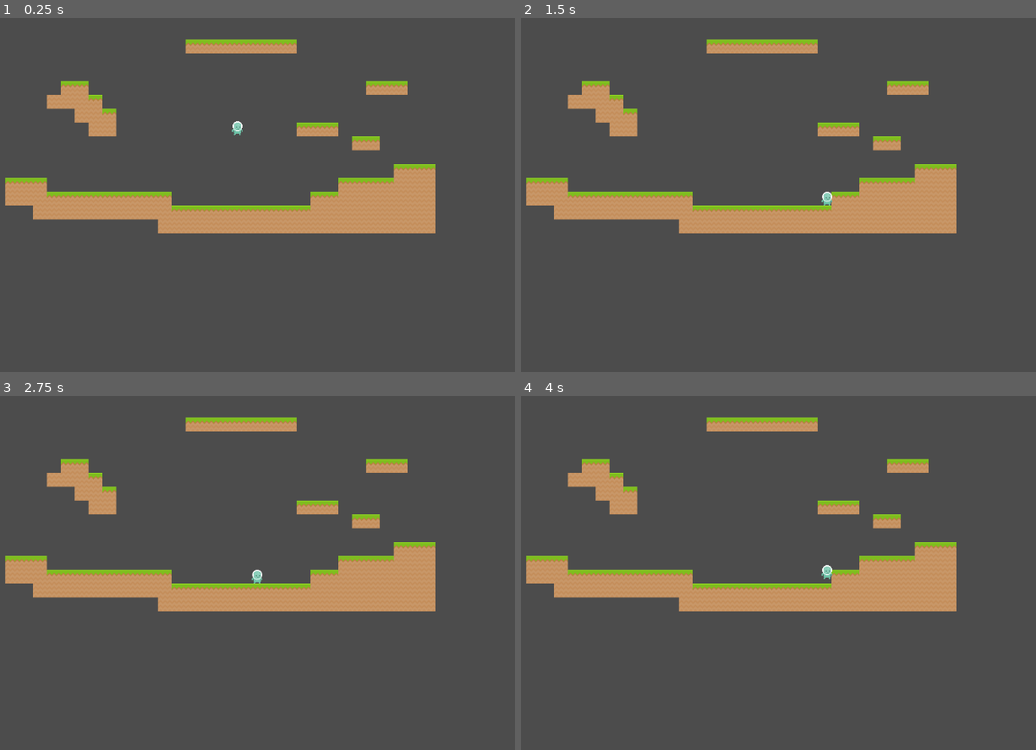
Above: before the commit, frames 1-4 (two rows, left to right).
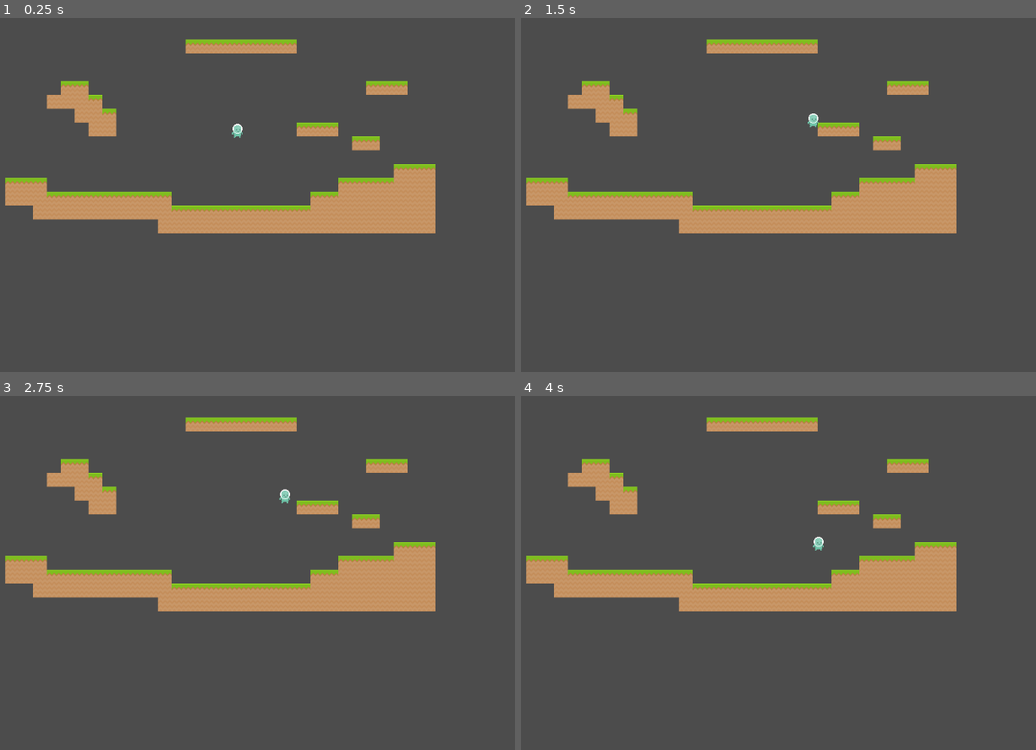
Above: after the commit, the same moments.

Repository: ItsSeaJay/montblanc-platinum
Game: Godot game, scene res://Main.tscn
Two runs of this game, one before a commit and one after it. Both use one fixed random seed, a clock stepped at 60 frames per second and the inputs below.
Inputs:
- Up to frame 1 (0.25 s): no input
- Up to frame 2 (1.5 s): hold Right (ui_right) from 0.53 s (still down); tap Space (ui_select) at 0.77 s
- Up to frame 3 (2.75 s): tap Space (ui_select) at 1.52 s; release Right (ui_right) at 2.03 s; hold Left (ui_left) from 2.03 s (still down)
- Up to frame 4 (4 s): release Left (ui_left) at 2.78 s; hold Right (ui_right) from 2.78 s (still down); tap Space (ui_select) at 3.02, 3.77 s

The runs differ from the first frame. In frame 1, less than 0.1% of the frame differs, in the area x 44-48%, y 29-34%; in frame 2, 0.1%; in frame 3, 0.1%, in the area x 48-57%, y 26-53%; in frame 4, 0.1%.

Commit message:
Fix issue with loop in state transitions for Player.gd

Diff:
--- a/player/Player.gd
+++ b/player/Player.gd
@@ -1,10 +1,8 @@
 extends KinematicBody2D
 
 enum State {
-	STATE_IDLE,
-	STATE_RUN,
+	STATE_GROUNDED,
 	STATE_JUMP,
-	STATE_JUMP_CANCEL,
 	STATE_FALL,
 }
 
@@ -14,21 +12,19 @@
 export (int) var jump_descend_distance = 64
 
 export (int) var run_speed = 128
-export (int) var acceleration = 512
-export (int) var friction = 512
+export (int) var acceleration = 1024
+export (int) var friction = 1024
 
 var jump_duration = 2
-var jump_speed = -get_jump_speed(jump_height_min, run_speed, jump_ascend_distance)
+var jump_speed = -get_jump_speed(jump_height_max, run_speed, jump_ascend_distance)
 var jump_gravity_min = -get_gravity(jump_height_min, run_speed, jump_ascend_distance)
 var jump_gravity_max = -get_gravity(jump_height_max, run_speed, jump_ascend_distance)
 var fall_gravity = -get_gravity(jump_height_max, run_speed, jump_descend_distance)
 
-var gravity = jump_gravity_min
-
 var velocity = Vector2()
 var jumping = false
 
-var state = State.STATE_IDLE
+var state = State.STATE_GROUNDED
 
 func _physics_process(delta):
 	var right = Input.is_action_pressed('ui_right')
@@ -39,15 +35,7 @@
 	print(str(state))
 
 	match(state):
-		State.STATE_IDLE:
-			if right or left:
-				state = State.STATE_RUN
-
-			if jump and is_on_floor():
-				velocity.y = jump_speed
-				gravity = jump_gravity_max
-				state = State.STATE_JUMP
-		State.STATE_RUN:
+		State.STATE_GROUNDED:
 			if right:
 				velocity.x = Global.approach(velocity.x, run_speed, acceleration * delta)
 			elif left:
@@ -55,13 +43,16 @@
 			else:
 				velocity.x = Global.approach(velocity.x, 0, friction * delta)
 
-				if velocity.x == 0:
-					state = State.STATE_IDLE
+			# NOTE: The player has to have gravity applied in this state to
+			#       prevent erratic state behavior
+			velocity.y += fall_gravity * delta
 
-			if jump and is_on_floor():
-				velocity.y = jump_speed
-				gravity = jump_gravity_max
-				state = State.STATE_JUMP
+			if is_on_floor():
+				if jump:
+					velocity.y = jump_speed
+					state = State.STATE_JUMP
+			else:
+				state = State.STATE_FALL
 		State.STATE_JUMP:
 			if right:
 				velocity.x = Global.approach(velocity.x, run_speed, acceleration * delta)
@@ -70,14 +61,18 @@
 			else:
 				velocity.x = Global.approach(velocity.x, 0, friction * delta)
 
+			velocity.y += jump_gravity_max * delta
+
+			if velocity.y >= 0:
+				state = State.STATE_FALL
+
 			if is_on_floor():
-				state = State.STATE_RUN
+				state = State.STATE_GROUNDED
+		State.STATE_FALL:
+			velocity.y += fall_gravity * delta
 
-	if not is_on_floor():
-		if velocity.y > 0:
-			gravity = fall_gravity
-
-	velocity.y += gravity * delta
+			if is_on_floor():
+				state = State.STATE_GROUNDED
 
 	velocity = move_and_slide(velocity, Vector2.UP)
 
